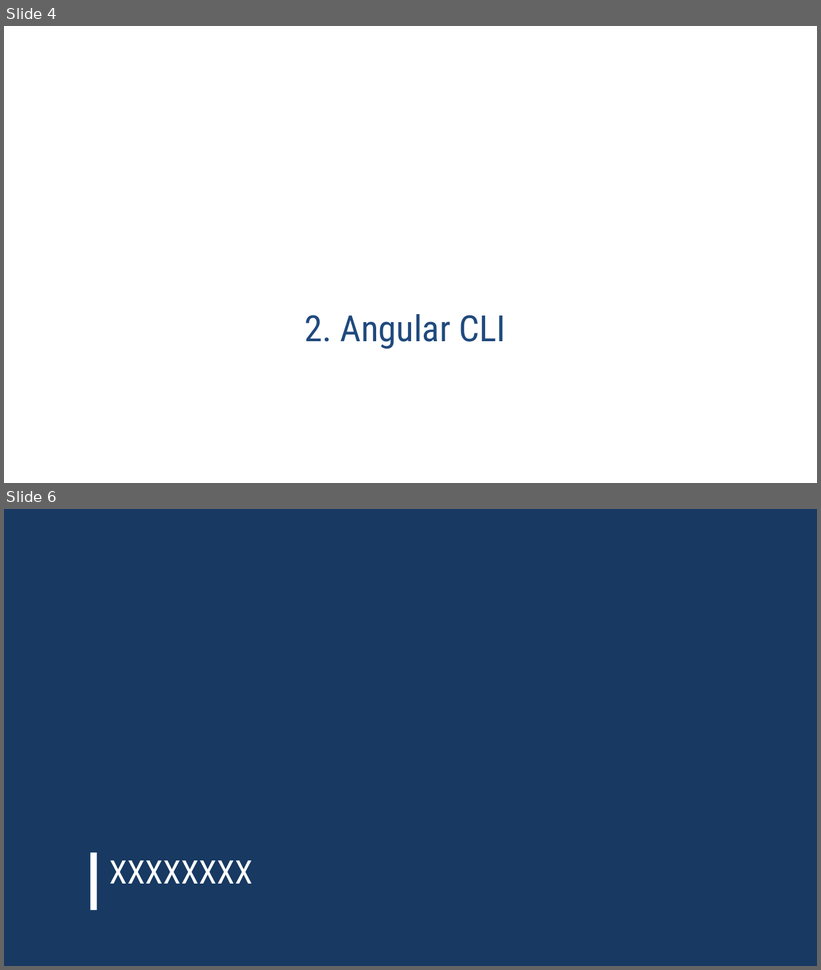
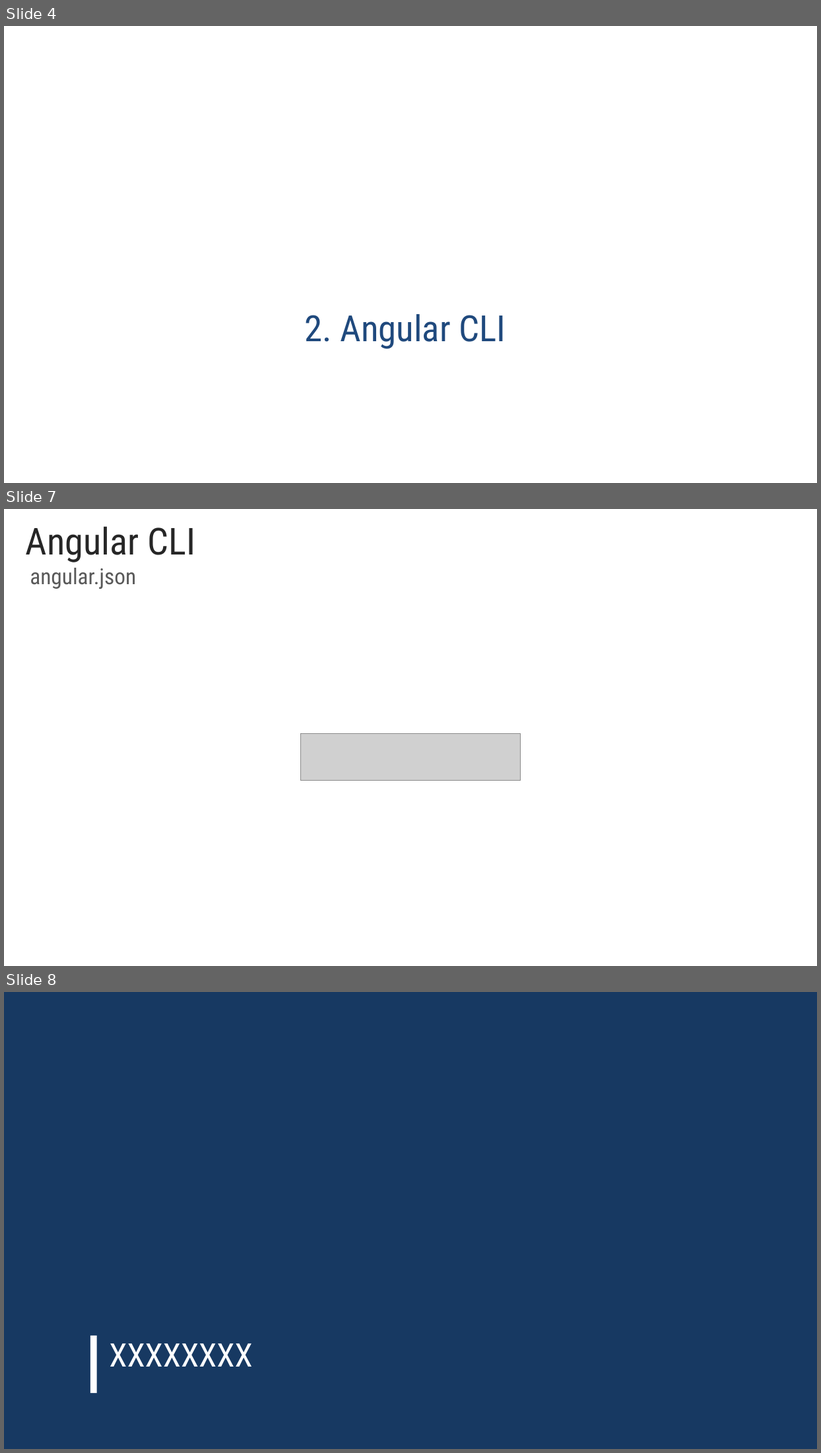
Before and after one commit to rached193/AngularWorkshop-20181116, a slide deck: 02_angular_cli/02_angular_cli.pptx. Shown one above the other, each under a label of ours: slides 4 and 6 before the commit, slides 4, 7 and 8 after it; the slides between them are not shown. The pictures are 821x970 and 821x1453 pixels, drawn with LibreOffice and Linux fonts; fonts in the diff are those of the drawing; grey boxes stand for pictures; background and template pictures are left out. Boxes give left, top, right and bottom in pixels: in the first picture for what was removed or moved away, otherwise in the second. Text is boxed around its words. In the diff, an @@ line names an element or a change of style, - is before the commit and + after.

Commit message:
Presentacion  angular cli

```diff
--- a/02_angular_cli/02_angular_cli.pptx
+++ b/02_angular_cli/02_angular_cli.pptx
@@ slide 7 added at bbox=[4, 509, 817, 966], background #FFFFFF @@
@@ title added at bbox=[26, 526, 195, 562], 44 pt, text #262626 @@
+Angular CLI
@@ text added at bbox=[30, 568, 136, 589], 26 pt, text #595959 @@
+angular.json
@@ picture added at bbox=[301, 734, 521, 781] @@
@@ what was slide 6 is now slide 8 @@
```
Also in this commit, not shown: 1 slide changed, 2 other slides added, 1 slide removed.
